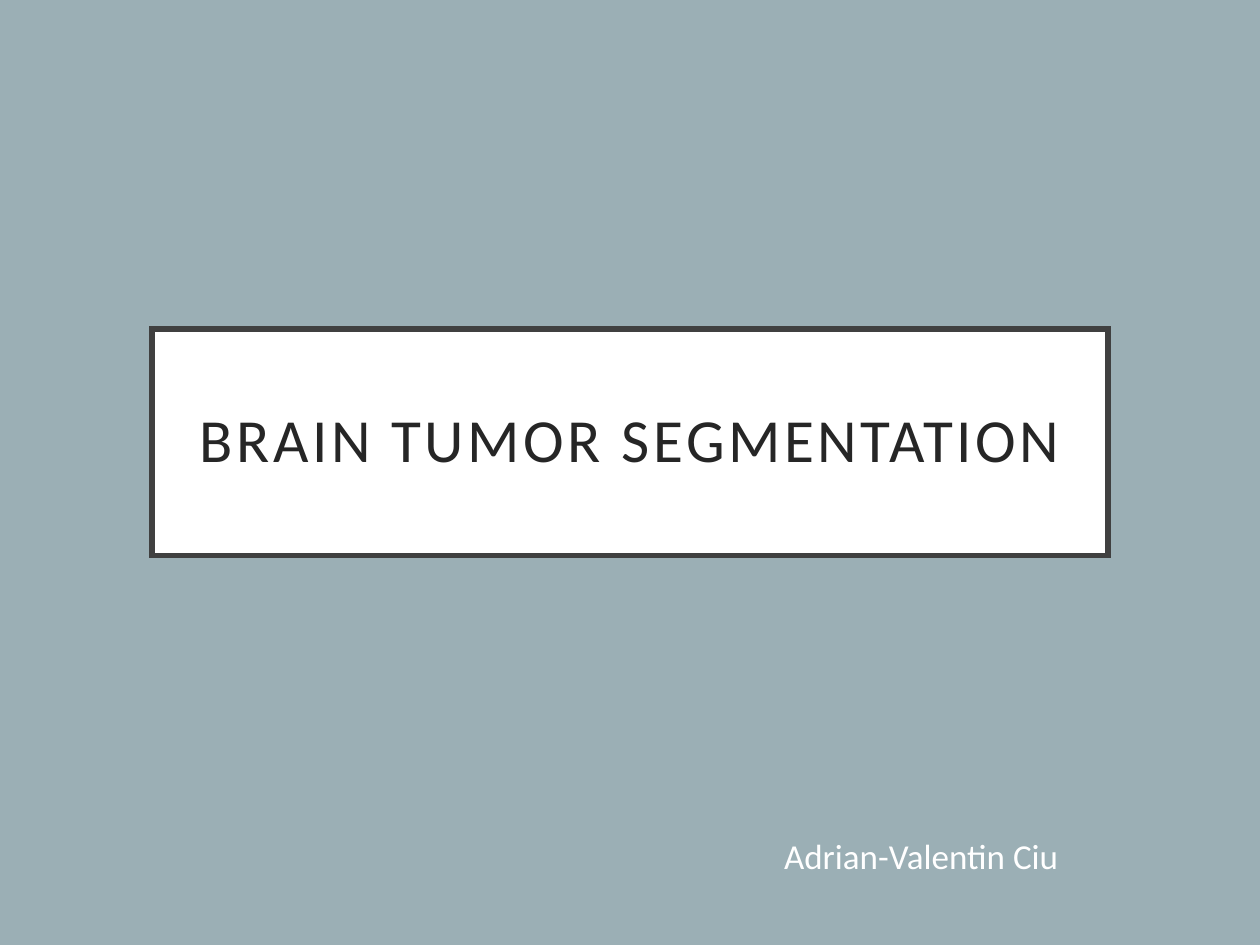
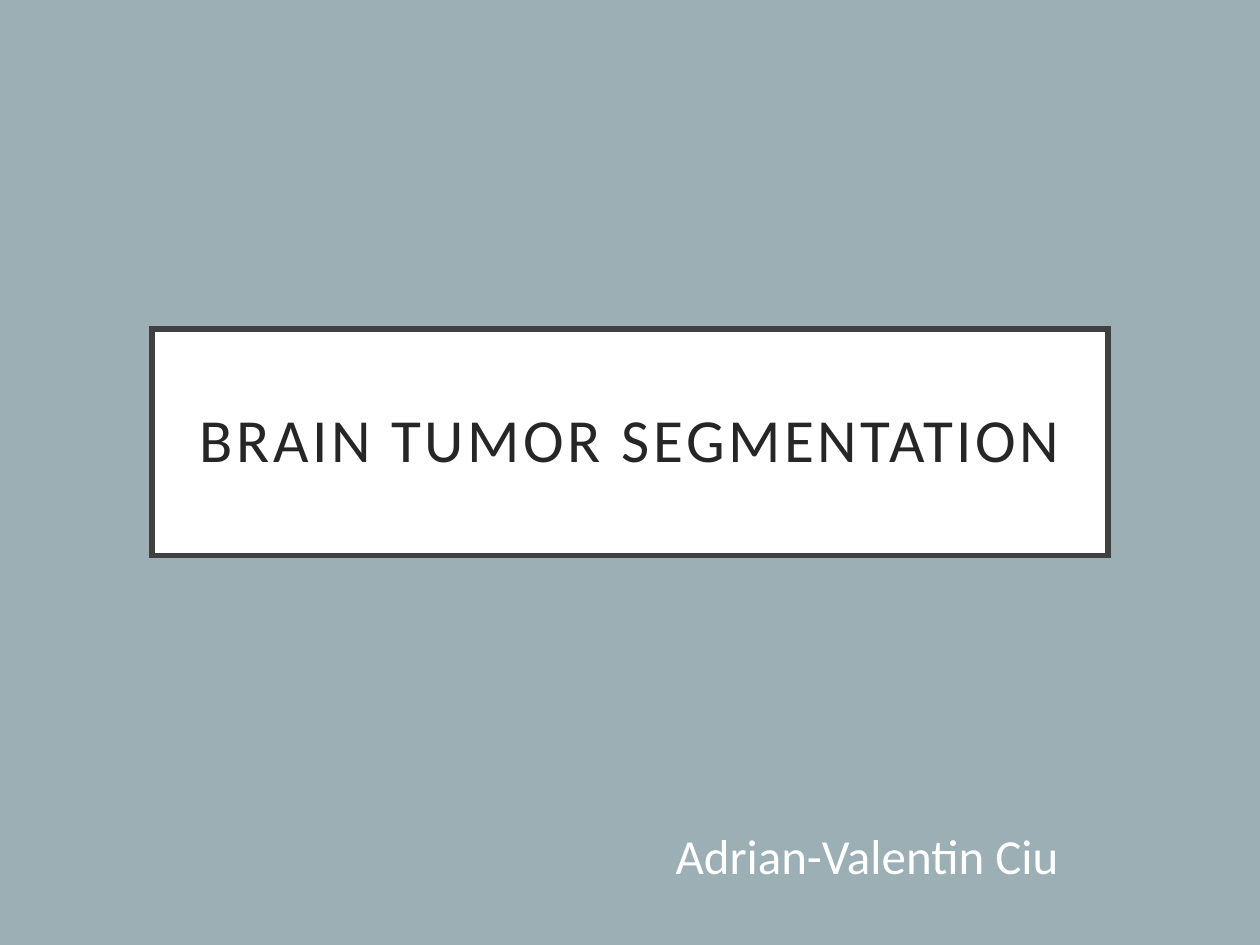
Before and after one commit to AdrianValentinCiu/SegmentationBrainTumour, a slide deck: slide 1 of BrainTumorSegmentation_Presentation.pptx. Drawn at 1260x945 pixels with LibreOffice and Linux fonts; fonts in the diff are those of the drawing. Boxes give left, top, right and bottom in pixels: in the first picture for what was removed or moved away, otherwise in the second. Text is boxed around its words. In the diff, an @@ line names an element or a change of style, - is before the commit and + after.

```diff
--- a/BrainTumorSegmentation_Presentation.pptx
+++ b/BrainTumorSegmentation_Presentation.pptx
@@ subtitle "Adrian-Valentin Ciu" at (676, 840, 1058, 874): size 20 to 28 pt @@
```
Also in this commit, not shown: 2 other slides changed, 3 other files.
